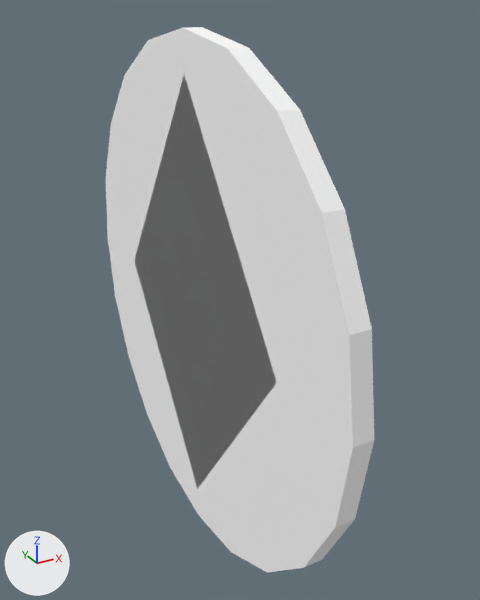
One commit to the glTF model games/yorimichi/assets/belmonte/meshes/SM_BM_HV_Emblem_Diamond.glb: the scene before it, then after it.
One viewpoint serves both versions: a 50 mm lens placed at (-0.402, -0.893, 0.444), pointed at (0.08, -0.016, 0.006). Every picture has the same lights, and +X, +Y and +Z are marked at lower left. The older version comes first. Vertices at exactly the same position are counted once.

The older version as bpy lines, for what is in view:
```python
me_sm_hv_emblem_diamond = bpy.data.meshes.new('SM_HV_Emblem_Diamond')
me_sm_hv_emblem_diamond.from_pydata(...)  # 52 vertices, 96 faces; spans x 0.0..0.09, y -0.42..0.42, z -0.42..0.42
me_sm_hv_emblem_diamond.materials.append(mat_bm_000_material_0_003)
ob_sm_bm_hv_emblem_diamond = bpy.data.objects.new('SM_BM_HV_Emblem_Diamond', me_sm_hv_emblem_diamond)
ob_sm_bm_hv_emblem_diamond.location = (0.0, 0.0, 0.0)
```
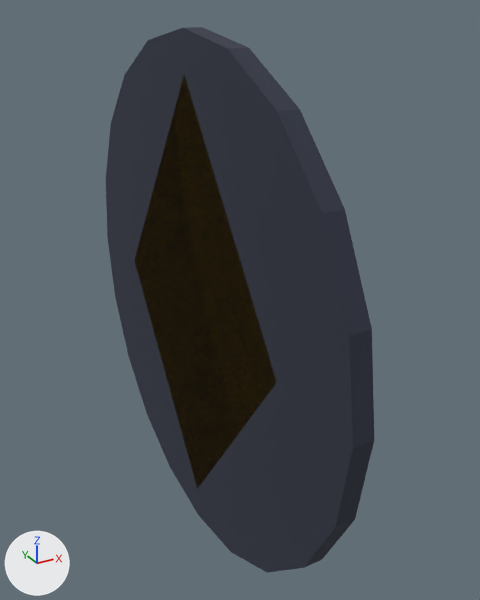
What changed in the scene script:
```text
Change me_sm_hv_emblem_diamond:
    where me_sm_hv_emblem_diamond.from_pydata(...)  # 52 vertices, 96 faces; spans x 0.0..0.09, y -0.42..0.42, z -0.42..0.42
    used by ob_sm_bm_hv_emblem_diamond; location = (0.0, 0.0, 0.0)
    me_sm_hv_emblem_diamond part 1: 80 faces centred in x 0.0..0.03, y -0.413..0.413, z -0.413..0.413 are repainted in the vertex colours; the middle colour goes from white #ffffff to dark blue #2e3342
    me_sm_hv_emblem_diamond part 2: 16 faces centred in x 0.0..0.09, y -0.173..0.173, z -0.24..0.24 are repainted in the vertex colours; the middle colour goes from white #ffffff to yellow #f2c247
```

Changed parts and their boxes (x1, y1, x2, y2) in the pictures (480 x 600 px):
part 1 of me_sm_hv_emblem_diamond, recoloured (white to dark blue): (106, 27, 374, 573) in both
part 2 of me_sm_hv_emblem_diamond, recoloured: (135, 75, 277, 489) in both
